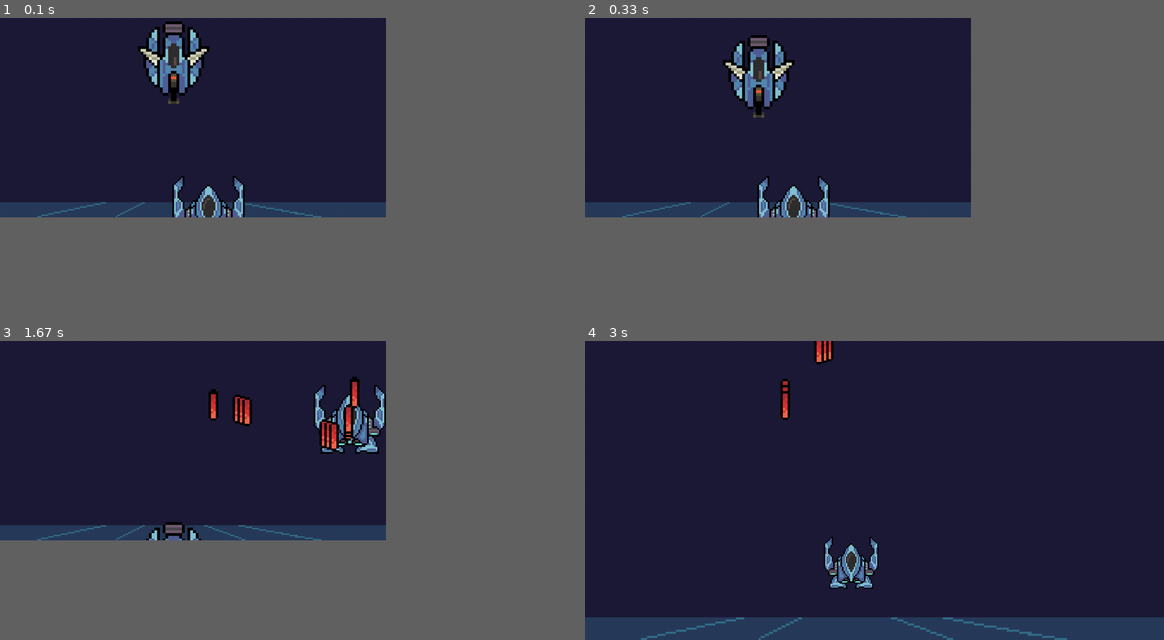
Above: before the commit, frames 1-4 (two rows, left to right).
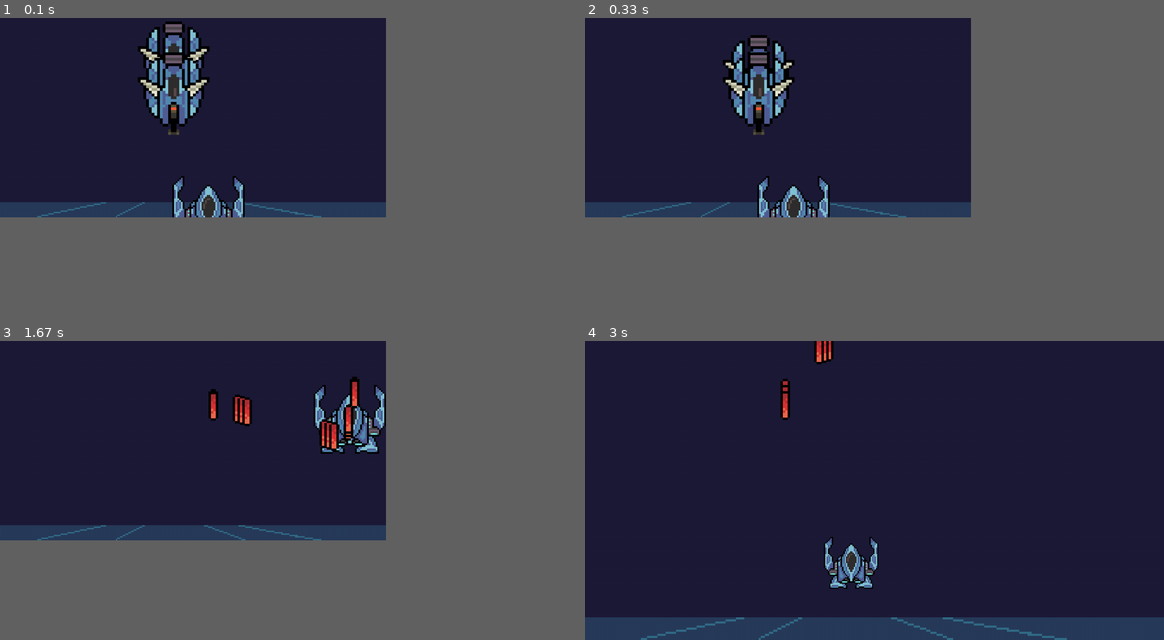
Above: after the commit, the same moments.

Repository: RafaBessa/Shadow_Light_bh_pygame
Game: pygame game, started from Game.py
The game is run twice, just before and just after one commit, with the same random seed, the same clock (stepped at 60 frames per second) and the same inputs.
Inputs:
- Up to frame 1 (0.1 s): no input
- Up to frame 2 (0.33 s): no input
- Up to frame 3 (1.67 s): tap Space at 0.33, 0.73, 1.03, 1.23, 1.57 s; hold D 0.67-1.13 s; hold W 1.17-1.47 s; hold D from 1.5 s (still down)
- Up to frame 4 (3 s): tap Space at 1.87, 2.07, 2.37, 2.63 s; release D at 1.97 s; hold A 2-2.53 s; hold S 2.57-2.87 s; tap - at 2.9 s

The runs differ from the first frame. In frame 1, 1.8% of the frame differs, in the area x 23-37%, y 11-40%; in frame 2, 1.7%; in frame 3, 0.3%; in frame 4, nothing differs.

Commit message:
Balas matam coisas

Diff:
--- a/Bullets.py
+++ b/Bullets.py
@@ -1,5 +1,6 @@
 import pygame
 from Entity import Entity
+
 
 class Bullets:
     def __init__(self, bullet_list, IMG_ASSETS):
@@ -20,11 +21,19 @@
         for i in self.bullets:
             i.draw(window)
 
+    def hit(self, objs):
+        for bullet in self.bullets:
+            for obj in objs:
+                if collide(bullet, obj):
+                    obj.hit(bullet.dmg)
+
+
 class Bullet(Entity):
     def __init__(self, key, coordinates, dimensions, IMG_ASSETS, speed):
         super().__init__(key, coordinates, dimensions, IMG_ASSETS)
+        self.dmg = 1
         self._speed = speed
-        self.speed = speed*self.img.get_width()
+        self.speed = speed * self.img.get_width()
 
     def move(self, dt):
         self.coordinates[1] = round(self.coordinates[1] + self.speed * dt)
@@ -32,3 +41,7 @@
     def resize(self, window):
         super().resize(window)
         self.speed = self._speed * self.img.get_height()
+
+
+def collide(obj1, obj2):
+    return obj1.mask.overlap(obj2.mask, (obj2.x - obj1.x, obj2.y - obj1.y)) is not None
--- a/Droplet.py
+++ b/Droplet.py
@@ -4,6 +4,7 @@
 class Droplet(Entity.Entity):
     def __init__(self, key, coordinates, dimensions, speed, acceleration, IMG_ASSETS):
         super().__init__(key, coordinates, dimensions, IMG_ASSETS)
+        self.health = 1
 
         self._speed = speed  # in heights per second
         self.speed = speed * self.img.get_height()
@@ -19,3 +20,6 @@
     def fall(self, dt):
         self.speed += self.acceleration * dt
         self.coordinates[1] = round(self.coordinates[1] + self.speed * dt)
+
+    def hit(self, dmg):
+        self.health -= dmg
--- a/Game.py
+++ b/Game.py
@@ -20,7 +20,7 @@
               "red bullet": pygame.transform.rotate(pygame.image.load(os.path.join("assets", "red bullet.png")), 180)}
 SCALE_ASSETS = {"ship1": .5,
                 "roundguy": .3,
-                "red bullet": .5}
+                "red bullet": .2}
 
 
 
@@ -46,11 +46,10 @@
     # Enemies
     inimigos = Inimigos()
     inimigos.criar("roundguy", [400, 0], game_screen.shape, 0.5, 1, IMG_ASSETS)
+    inimigos.criar("roundguy", [400, 100], game_screen.shape, 0, 0, IMG_ASSETS)
 
     # Bullets
     bullets = Bullets([], IMG_ASSETS)
-
-    #droplet.draw(game_screen)
 
     def redraw():
         game_screen.blit()
@@ -94,9 +93,10 @@
         if key[pygame.K_SPACE]:
             player.shoot(bullets,IMG_ASSETS)
         # Enemies
-        inimigos.mover(dt)
+        inimigos.mover(game_screen, dt)
         # Bullets
         bullets.move(dt)
+        bullets.hit(inimigos.INIMIGOS)
 
     pygame.quit()
 
--- a/InimigosController.py
+++ b/InimigosController.py
@@ -5,13 +5,20 @@
 
     def __init__(self):
         self.INIMIGOS = []
+
     def criar(self,key, coordinates, dimensions, speed, acceleration, IMG_ASSETS):
         self.INIMIGOS.append(Droplet(key, coordinates, dimensions, speed, acceleration, IMG_ASSETS))
 
-    def mover(self,dt):
+    def mover(self, game_screen, dt):
         for i in self.INIMIGOS:
             i.fall(dt)
+            if i.y + i.height > game_screen.height or i.health < 0:
+                self.INIMIGOS.remove(i)
 
     def draw(self,game_screen):
         for i in self.INIMIGOS:
             i.draw(game_screen)
+
+    def resize(self,game_screen):
+        for i in self.INIMIGOS:
+            i.resize(game_screen)
